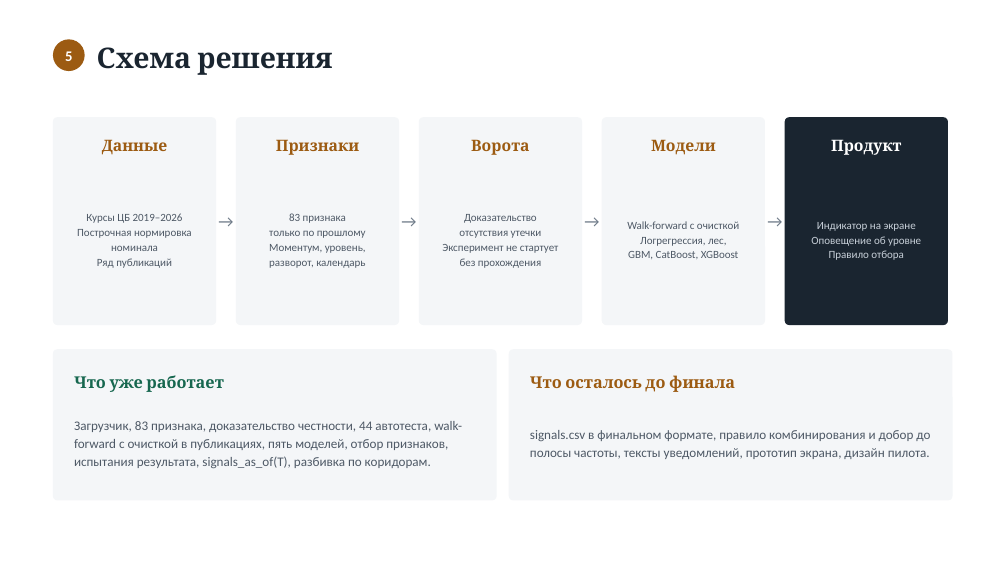
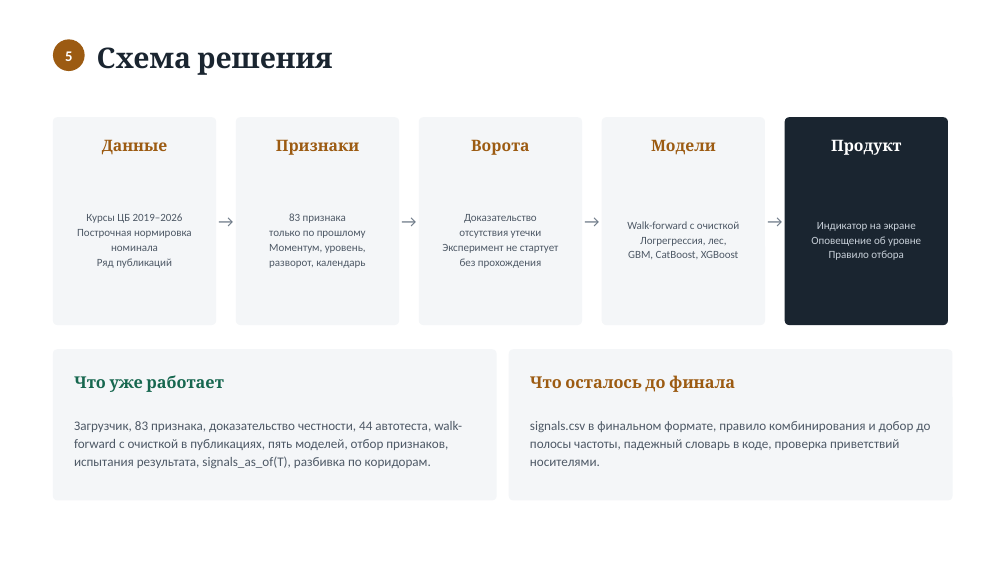
Before and after one commit to tarma3v/international_transfers_signals, a slide deck: slide 7 of submission/prezentaciya-promezhutochnaya.pptx. Drawn at 1008x567 pixels with LibreOffice and Linux fonts; fonts in the diff are those of the drawing. Boxes give left, top, right and bottom in pixels: in the first picture for what was removed or moved away, otherwise in the second. Text is boxed around its words. In the diff, an @@ line names an element or a change of style, - is before the commit and + after.

```diff
--- a/submission/prezentaciya-promezhutochnaya.pptx
+++ b/submission/prezentaciya-promezhutochnaya.pptx
@@ text at <box>530,421,930,466</box>: text changed @@
-signals.csv в финальном формате, правило комбинирования и добор до полосы частоты, тексты уведомлений, прототип экрана, дизайн пилота.
+signals.csv в финальном формате, правило комбинирования и добор до полосы частоты, падежный словарь в коде, проверка приветствий носителями.
```
Also in this commit, not shown: 5 other slides changed, 1 slide added, 2 other files.
